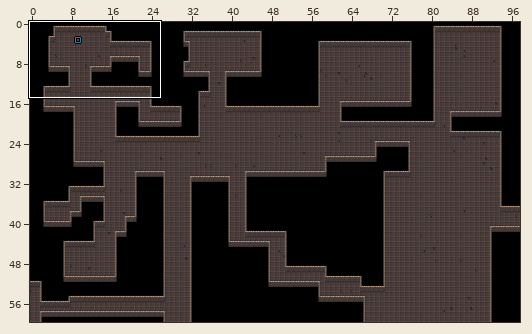
LDtk project -- assets/ldtk/levels.ldtk. The picture above shows the old version from afar; the outline marks the close-up.
Close-up. Old version:
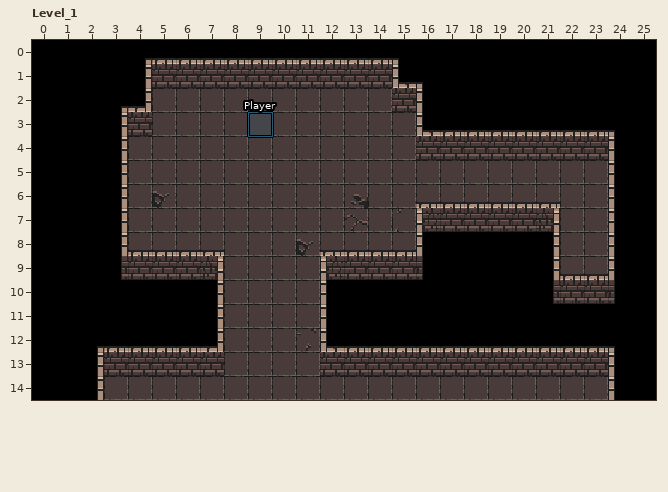
Cells are 16x16 px. Shown: Level_1 x 0..25, y 0..14. The commit also changed other parts of the map, which this record leaves out.
After:
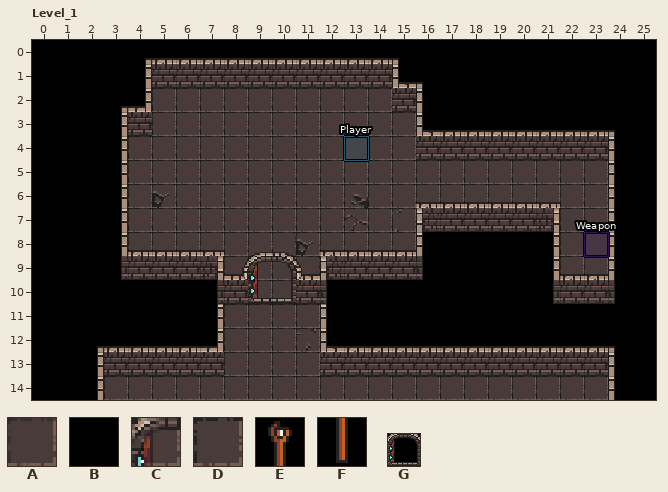
Key: from "Collision": A 1 "GROUND", B 2 "WALL", C 3 "DOOR"; from "Dungeon": D 129, E 308, F 340, G 453.
_ is an empty cell.
Objects are placed by their top-left corner, in cells (3,4 is the top-left corner of cell 3,4); size is 1x1 cell unless given.
Commit: Update level 1 and collider on door
The exact change:
Layer "Ground":
Tile D is added in rows 9 to 10 at x 9 to 10.
Tile E is added in row 7 at x 23.
Tile F is added in row 8 at x 23.
Layer "Collision":
Tile B replaces tile A in row 10 at x 8 and 11.
Tile C replaces tile A in rows 9 to 10 at x 9 to 10.
Layer "Player_Entities":
A new object: "Player" rectangle at 13,4.
Layer "Near_Entities":
A new object: "Weapon" rectangle at 23,8.
A new object: G "Door" at 9,9 size 2x2.
Object "Player" rectangle at 9,3 is removed.
